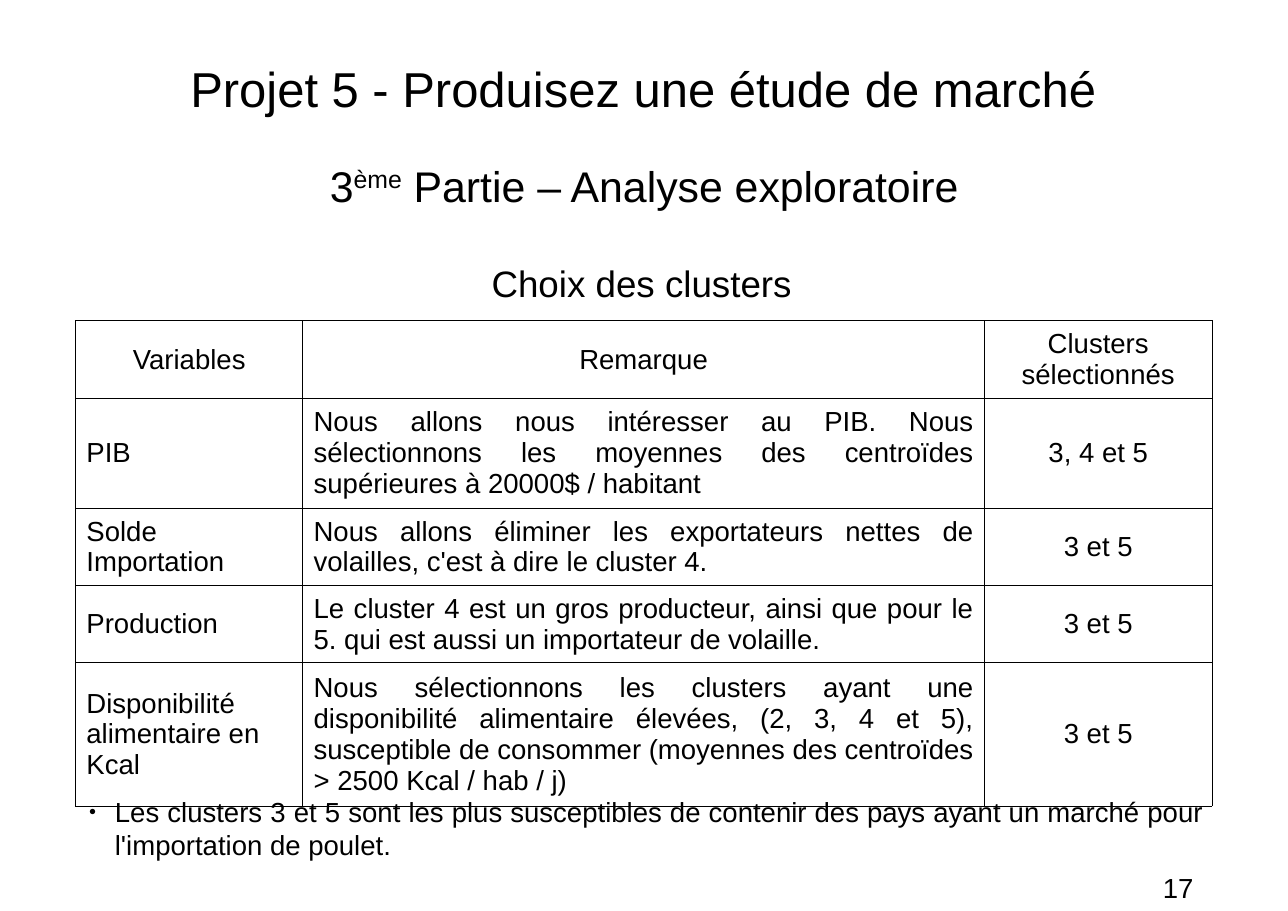
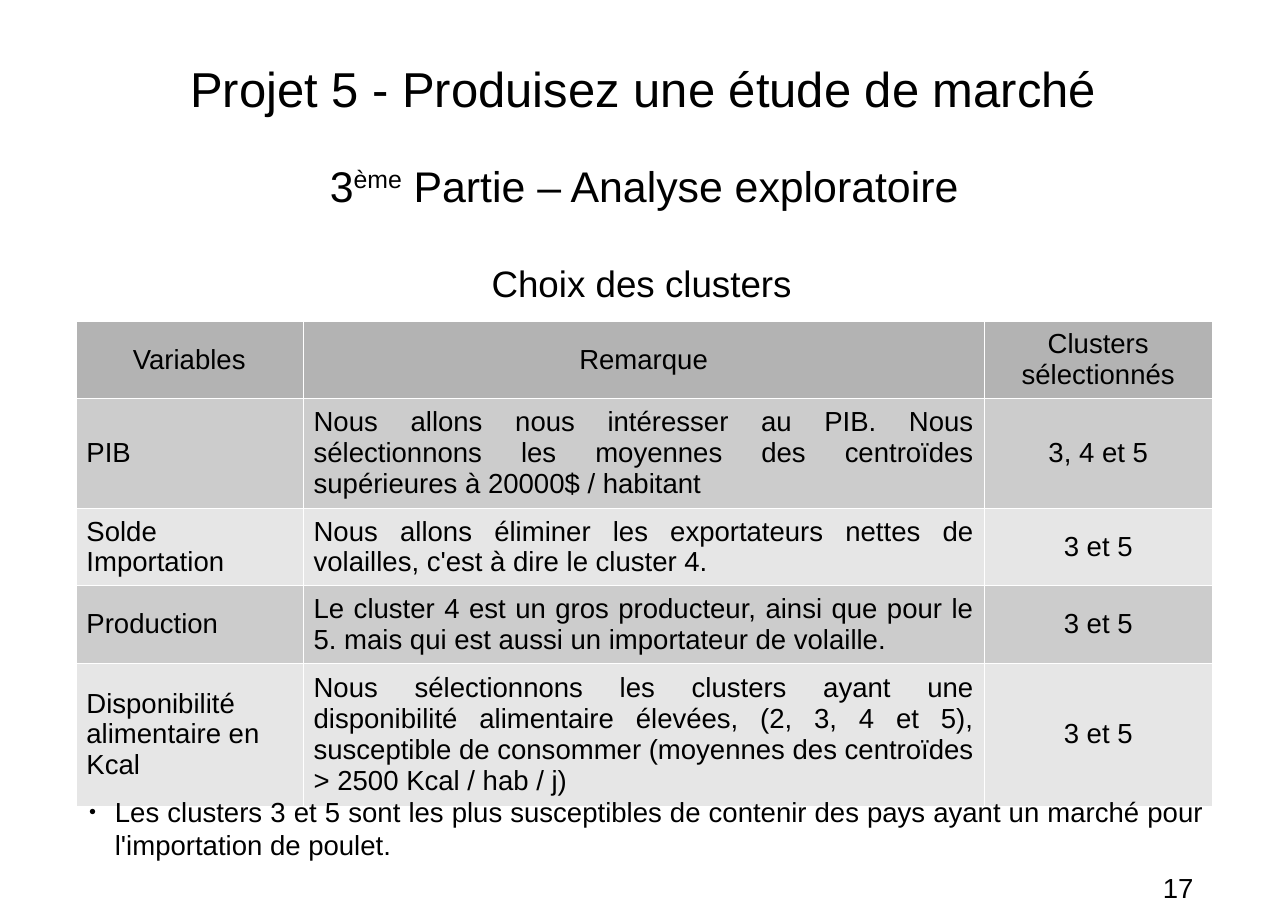
Before and after one commit to FranckDELRUE/FranckDELRUE-OCR-Project-5-DAn-Python, a slide deck: slide 17 of P5_04_Presentation.odp. Drawn at 1288x911 pixels with LibreOffice and Linux fonts; fonts in the diff are those of the drawing. Boxes give left, top, right and bottom in pixels: in the first picture for what was removed or moved away, otherwise in the second. Text is boxed around its words. In the diff, an @@ line names an element or a change of style, - is before the commit and + after.

```diff
--- a/P5_04_Presentation.odp
+++ b/P5_04_Presentation.odp
@@ table at (x1=76, y1=321, x2=1213, y2=799) @@
-row 4, column 2: Le cluster 4 est un gros producteur, ainsi que pour le 5. qui est aussi un importateur de volaille.
+row 4, column 2: Le cluster 4 est un gros producteur, ainsi que pour le 5. mais qui est aussi un importateur de volaille.
@@ fill none to #B3B3B3 in row 1 @@
@@ fill none to #CCCCCC in 6 cells @@
@@ fill none to #E6E6E6 in 6 cells @@
@@ borders changed @@
```
Also in this commit, not shown: 9 other slides changed, 6 slides added, 4 slides removed, 30 other files.
